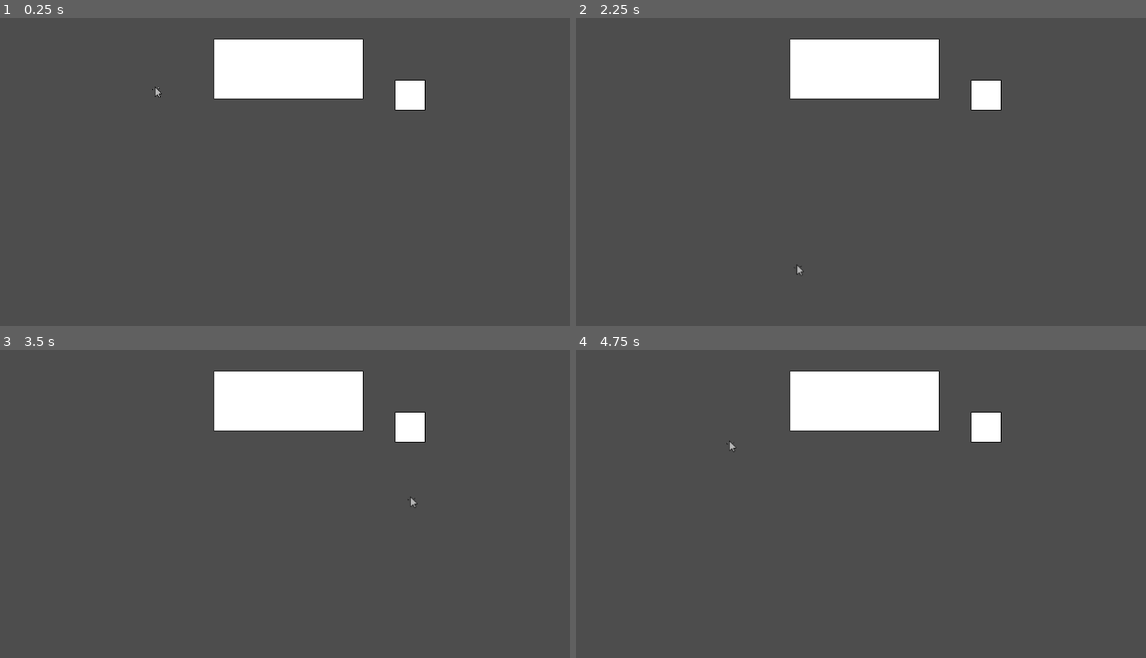
Above: before the commit, frames 1-4 (two rows, left to right).
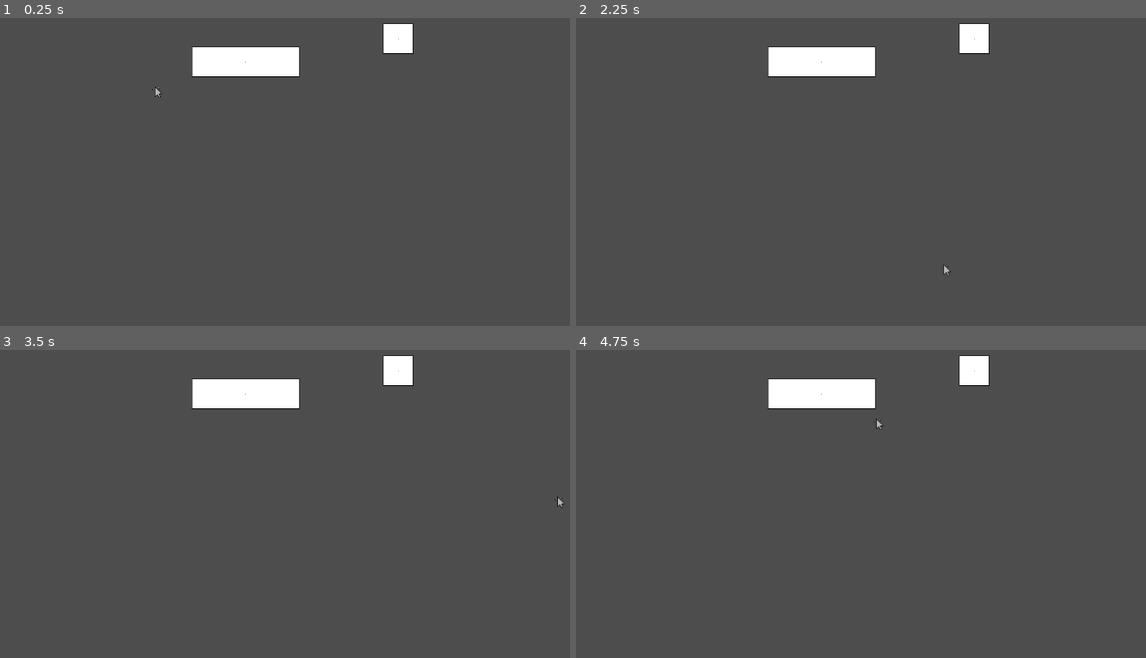
Above: after the commit, the same moments.

Repository: username123115/Clicky
Game: Godot game, scene res://intro.tscn
The game is run twice, just before and just after one commit, with the same random seed, the same clock (stepped at 60 frames per second) and the same inputs.
Inputs:
- Up to frame 1 (0.25 s): no input
- Up to frame 2 (2.25 s): tap Enter at 0.5, 2 s; hold L (move_right) 0.53-1.28 s; tap Space at 1.25 s; hold J (move_down) 1.28-2.03 s; hold L (move_right) from 2.03 s (still down)
- Up to frame 3 (3.5 s): tap Space at 2.75 s; release L (move_right) at 2.78 s; hold K (move_up) from 2.78 s (still down)
- Up to frame 4 (4.75 s): release K (move_up) at 3.53 s; hold H (move_left) from 3.53 s (still down); tap Enter at 4.25 s

The runs differ from the first frame. In frame 1, 5.3% of the frame differs, in the area x 33-75%, y 1-31%; in frame 2, 5.3%, in the area x 33-75%, y 1-84%; in frame 3, 5.3%; in frame 4, 5.3%.

Commit message:
have window boundaries show in editor

Diff:
--- a/intro.tscn
+++ b/intro.tscn
@@ -7,13 +7,13 @@
 position = Vector2(299, 148)
 
 [node name="Player" parent="." instance=ExtResource("1_2emgv")]
+z_index = 1
 
 [node name="Timer" type="Timer" parent="."]
 
 [node name="Window" parent="." instance=ExtResource("2_2je34")]
-position = Vector2(424, 4)
+position = Vector2(404, -91)
 
 [node name="Window2" parent="." instance=ExtResource("2_2je34")]
-position = Vector2(220, -40)
-height = 100
-width = 250
+position = Vector2(148, -52)
+init_width = 180
--- /dev/null
+++ b/outline_drawer.gd
@@ -0,0 +1,11 @@
+extends "res://tool_draw_window.gd"
+
+
+# Called when the node enters the scene tree for the first time.
+func _ready() -> void:
+	pass # Replace with function body.
+
+
+# Called every frame. 'delta' is the elapsed time since the previous frame.
+func _process(delta: float) -> void:
+	pass
--- /dev/null
+++ b/tool_draw_window.gd
@@ -0,0 +1,21 @@
+@tool
+extends CanvasItem
+
+var w : int = 0
+var h : int = 0
+
+func _process(delta: float):
+	if Engine.is_editor_hint():
+		if ((owner.init_width != w) or (owner.init_height != h)):
+			queue_redraw()
+			w = owner.init_width
+			h = owner.init_height
+
+func _draw() -> void:
+
+	var r := Rect2()
+	r.size = Vector2(w, h)
+	r.position = Vector2(-w / 2.0, -h / 2.0)
+
+	#draw_rect(r, Color.WHITE)
+	draw_rect(r, Color.BLACK, false, 1.0)
--- a/window.gd
+++ b/window.gd
@@ -1,36 +1,42 @@
 extends CharacterBody2D
 
+signal window_size_changed()
 
-@export var height: int = 50:
+@export var init_height: int = 50
+@export var init_width: int = 50
+
+var height: int:
 	get:
 		return height
 	set(value):
 		height = value
 		set_boundary()
 
-@export var width: int = 50:
+var width: int:
 	get:
 		return width
 	set(value):
 		width = value
 		set_boundary()
 
-@onready var collider : CollisionShape2D =  $Collider
+@onready var collider : Area2D =  $Area
+@onready var col_shape : CollisionShape2D = $Area/CollisionShape2D
 
 
 # Called when the node enters the scene tree for the first time.
 func _ready() -> void:
 	var r = RectangleShape2D.new()
-	collider.shape = r
+	col_shape.shape = r
+	height = init_height
+	width = init_width
 	set_boundary()
-
-
 
 func set_boundary() -> void:
 	queue_redraw()
-	if not collider:
+	if not col_shape:
 		await ready
-	collider.shape.size = Vector2(width, height)
+	col_shape.shape.size = Vector2(width, height)
+	window_size_changed.emit()
 
 # Called every frame. 'delta' is the elapsed time since the previous frame.
 func _process(delta: float) -> void:
--- a/window.tscn
+++ b/window.tscn
@@ -1,14 +1,16 @@
-[gd_scene load_steps=2 format=3 uid="uid://c4p7vdke6f5n2"]
+[gd_scene load_steps=3 format=3 uid="uid://c4p7vdke6f5n2"]
 
-[ext_resource type="Script" path="res://window.gd" id="1_1v3yd"]
+[ext_resource type="Script" path="res://window.gd" id="1_r7242"]
+[ext_resource type="Script" path="res://tool_draw_window.gd" id="2_eqe8s"]
 
 [node name="Window" type="CharacterBody2D"]
-script = ExtResource("1_1v3yd")
+script = ExtResource("1_r7242")
 
-[node name="Icon-X" type="Sprite2D" parent="."]
+[node name="runtime" type="Node" parent="."]
 
-[node name="Icon-Min" type="Sprite2D" parent="."]
+[node name="Area" type="Area2D" parent="."]
 
-[node name="Icon-Out" type="Sprite2D" parent="."]
+[node name="CollisionShape2D" type="CollisionShape2D" parent="Area"]
 
-[node name="Collider" type="CollisionShape2D" parent="."]
+[node name="outline_drawer" type="Node2D" parent="."]
+script = ExtResource("2_eqe8s")
--- /dev/null
+++ b/window_settings.gd
@@ -0,0 +1,5 @@
+@tool
+extends Node
+
+@export var init_height: int = 50
+@export var init_width: int = 50
